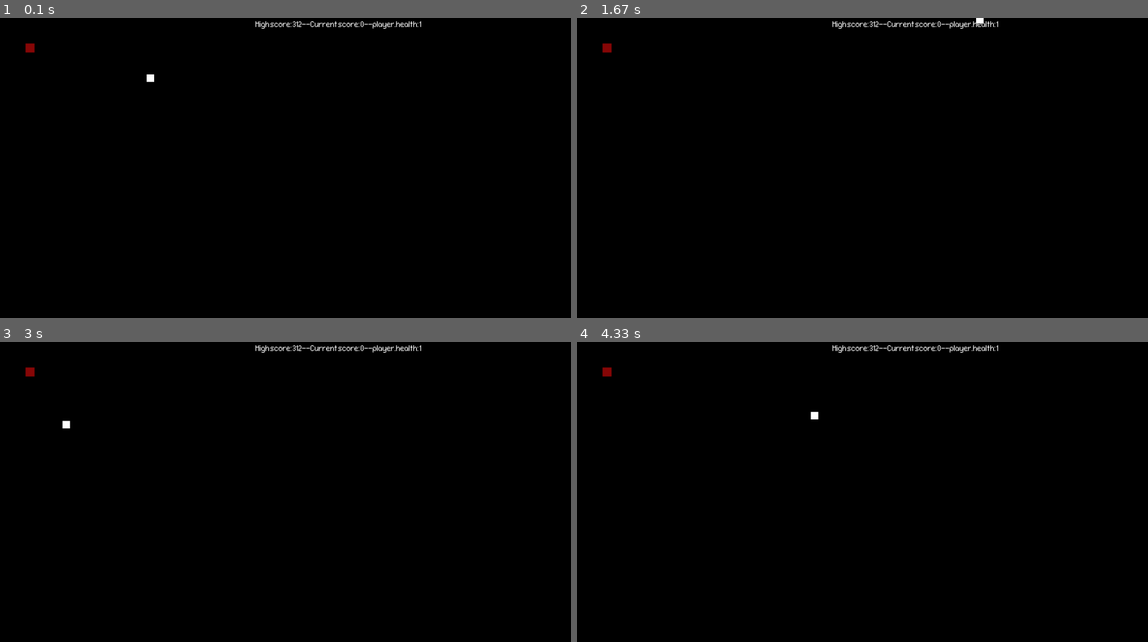
Above: before the commit, frames 1-4 (two rows, left to right).
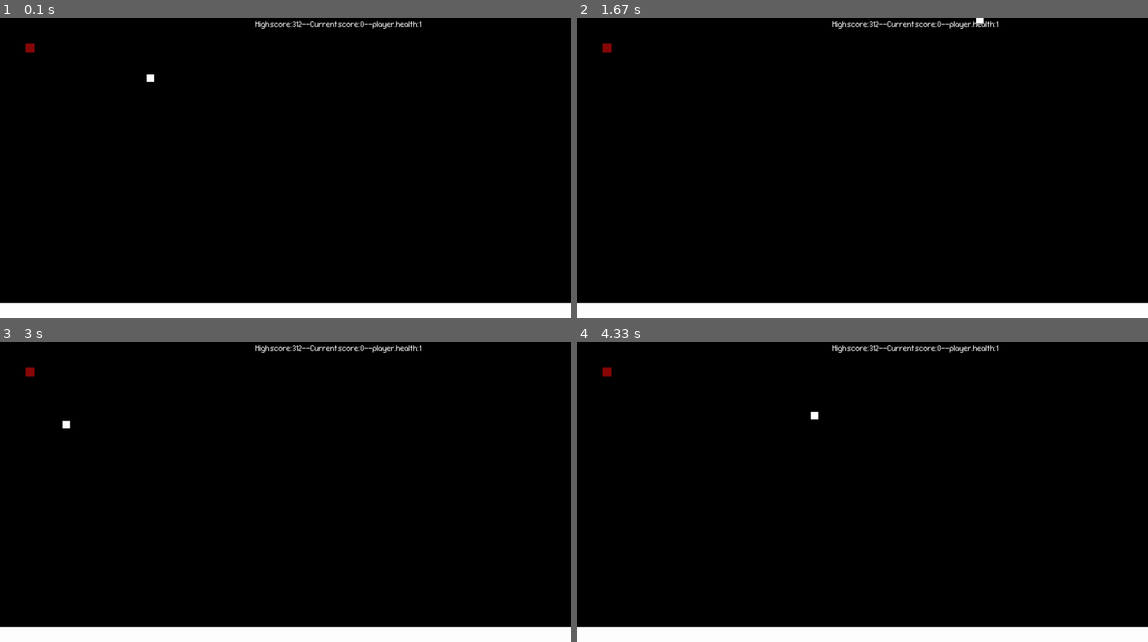
Above: after the commit, the same moments.

Repository: freshJester/pygame-prototypes
Game: pygame game, started from lander.py
Same seed, same stepped clock (60 frames per second), same inputs: the game is played once before the commit and once after it.
Inputs:
- Up to frame 1 (0.1 s): no input
- Up to frame 2 (1.67 s): hold D 0.33-0.8 s; hold W 0.83-1.13 s; hold D 1.17-1.63 s
- Up to frame 3 (3 s): hold A 1.67-2.2 s; hold S 2.23-2.53 s; hold A 2.57-2.97 s
- Up to frame 4 (4.33 s): hold W 3-3.37 s; hold D 3.4-4.03 s; hold S from 4.07 s (still down)

The runs differ from the first frame. In frame 1, 5.1% of the frame differs, in the area x 0-100%, y 94-100%; in frame 2, 5.1%; in frame 3, 5.1%; in frame 4, 5.1%.

Commit message:
Draw moon surface

Diff:
--- a/lander.py
+++ b/lander.py
@@ -68,24 +68,18 @@
 class Wall(pygame.sprite.Sprite):
     def __init__(self):
         super(Wall, self).__init__()
-        self.surf = pygame.Surface((20, 10))
-        self.surf.fill((255, 255, 255))
-
-
-
-        self.rect = self.surf.get_rect(
-            center=(
-                random.randint(SCREEN_WIDTH + 20, SCREEN_WIDTH + 100),
-                random.randint(0, SCREEN_HEIGHT),
-            )
-        )
+        self.surf = pygame.Surface((SCREEN_WIDTH, 100))
+        self.surf.fill((255, 255, 255))  # Fills that surface with color
+        self.rect = self.surf.get_rect(center=(SCREEN_WIDTH/2, SCREEN_HEIGHT))  # Grabs a rectangle from the space on the Surface, useful for drawing the player later
+
+        # # Randomly chooses a spawn point of the enemy
+        # self.rect = self.surf.get_rect(
+        #     center=(
+        #         random.randint(SCREEN_WIDTH + 20, SCREEN_WIDTH + 100),
+        #         random.randint(0, SCREEN_HEIGHT),
+        #     )
+        # )
         # self.speed = random.randint(5, 20)
-
-
-    # Draw the wall
-    def draw(self):
-        print("thing")
-
 
     # Move the sprite based on speed
     # Remove the sprite when it passes the left edge of the screen
@@ -214,7 +208,7 @@
 
     # Draw the moon
     wall = Wall()
-    wall.draw()
+    all_sprites.add(wall)
 
     # Variable to keep the main loop running
     running = True
@@ -268,6 +262,7 @@
         #     all_sprites.add(new_armor)
 
         # TODO: I think this block is trying to draw health in, the red block(s?) in the top right
+        # Definitely not what it does currently...
         if player.health >= 1:
             new_health = Health(100,100)
             health.add(new_health)
